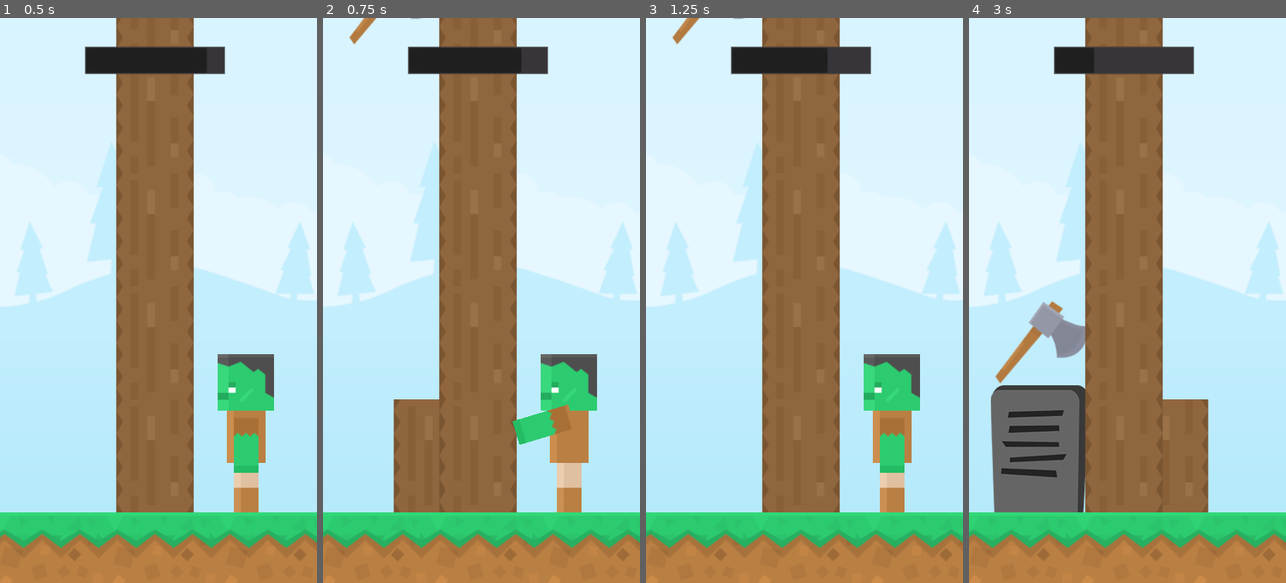
Above: before the commit, frames 1-4 (left to right).
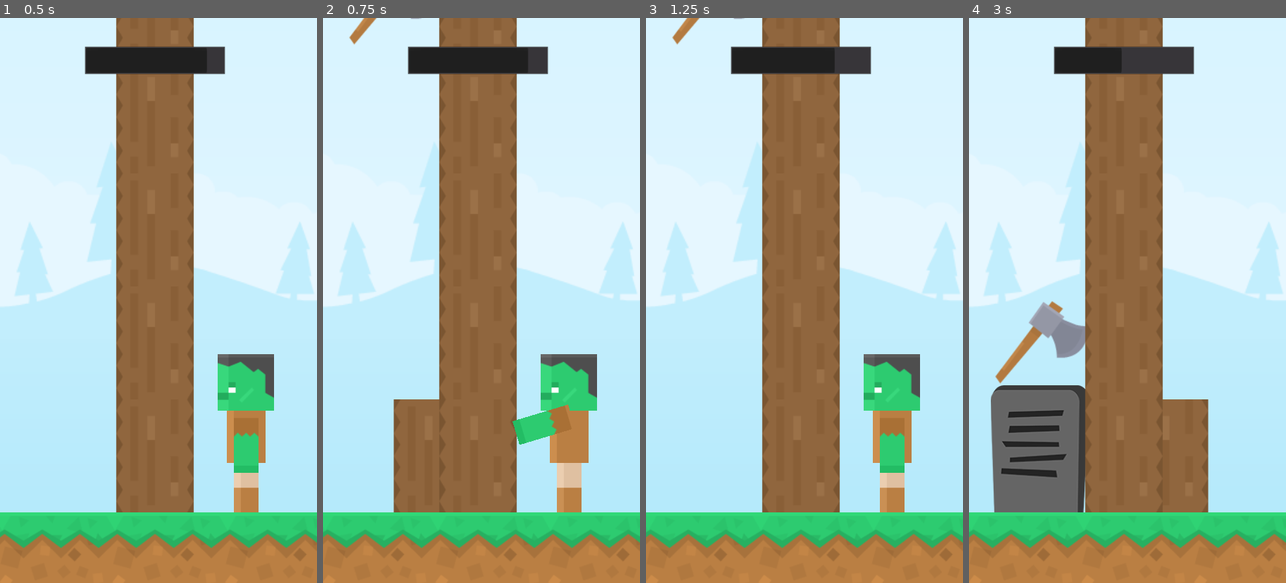
Above: after the commit, the same moments.

Repository: jagc/treePuncher
Game: Godot game, scene res://scenes/game.tscn
The game is run twice, just before and just after one commit, with the same random seed, the same clock (stepped at 60 frames per second) and the same inputs.
Inputs (mouse positions are in pixels of both pictures, inside the frame that each line leads up to):
- Up to frame 1 (0.5 s): no input
- Up to frame 2 (0.75 s): move the mouse to (551, 272) at 0.52 s; click (551, 272) at 0.67 s
- Up to frame 3 (1.25 s): no input
- Up to frame 4 (3 s): move the mouse to (1064, 328) at 1.27 s; click (1064, 328) at 1.42 s; move the mouse to (1159, 176) at 2.02 s; click (1159, 176) at 2.17 s; move the mouse to (1111, 413) at 2.77 s; click (1111, 413) at 2.92 s

Frame 1 is identical in both runs. In frame 2, less than 0.1% of the frame differs, in the area x 62-65%, y 5-10%; in frame 3, less than 0.1%; in frame 4, 0.4%, in the area x 39-48%, y 5-10%.

Commit message:
player can now die from axes as well. Timer is added as long as player punches the tree

Diff:
--- a/scripts/game.gd
+++ b/scripts/game.gd
@@ -69,10 +69,15 @@
 	for trunk in trunks:
 		trunk.position.y += trunk.sprite_height
 
+	time_left.value += 0.25
+	if time_left.value > time_left.max_value:
+		time_left.value = time_left.max_value
+
 func die():
 	grave.position.x = player.position.x
 	player.queue_free()
 	timer.start()
+	grave.z_index = -2
 	grave.visible = true
 	dead = true
 
